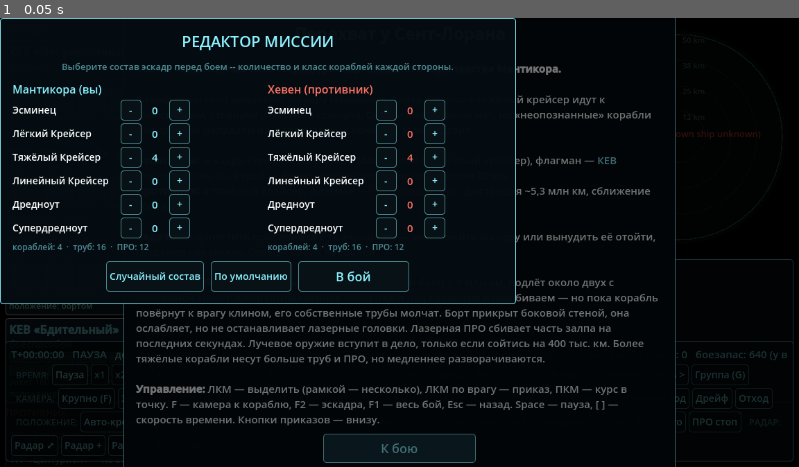
Above: before the commit, frame 1.
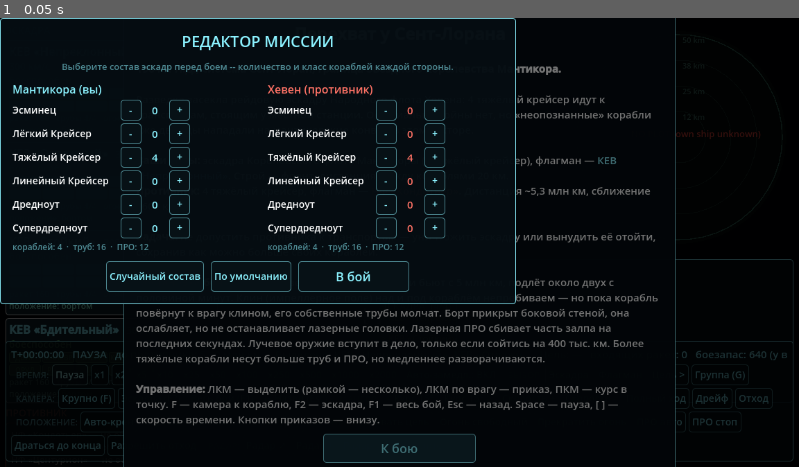
Above: after the commit, the same moment.

Repository: triest/HonorHaringtonGame
Game: Godot game, scene res://scenes/main.tscn
Two runs of this game, one before a commit and one after it. Both use one fixed random seed, a clock stepped at 60 frames per second and the inputs below.
Inputs:
- Up to frame 1 (0.05 s): no input

The runs differ from the first frame. In frame 1, less than 0.1% of the frame differs, in the area x 1-15%, y 92-97%.

Commit message:
Приказ «Драться до конца»: адмирал может отменить автоматический отход при критических повреждениях
Новое world.set_ship_hold_the_line(id, bool) -- opt-in override для
конкретного корабля, отменяет автоматическое замолкание и принудительный
отход при критических повреждениях корпуса (<=30%), добавленное прошлым
проходом. Общий _is_disengaging(ship_id) теперь используется во всех
местах, где раньше проверялось is_critically_damaged для стрельбы/отхода/
участия в согласованном распределении целей формации; передача
командования флагмана сознательно не входит в этот приказ.

Кнопки 'Драться до конца'/'Разрешить отход' в панели приказов, карточка
корабля отражает состояние. Подтверждено probe_hold_the_line.gd (184
проверки). Полный прогон 50 файлов тестов -- без отказов.

Co-Authored-By: Claude Sonnet 5 <noreply@anthropic.com>
Claude-Session: https://claude.ai/code/session_01S33gg7stcaQ1VdDp5GNfN5

Diff:
--- a/project/scripts/command_bar.gd
+++ b/project/scripts/command_bar.gd
@@ -124,6 +124,8 @@
 	_btn(row, "Прекратить огонь", func(): _weapons_free(false))
 	_btn(row, "ПРО авто", func(): _pd_hold(false), "Противоракетная оборона: автоматически")
 	_btn(row, "ПРО стоп", func(): _pd_hold(true))
+	_btn(row, "Драться до конца", func(): _hold_the_line(true), "Приказ игнорировать критические повреждения корпуса: корабль продолжает стрелять и НЕ уходит на автоматический отход, пока экипаж может держать боевой пост")
+	_btn(row, "Разрешить отход", func(): _hold_the_line(false), "Вернуть автоматическое поведение: при критических повреждениях корпуса (<=30%) корабль сам замолкает и отходит")
 
 	_group_title(row, "РАДАР")
 	_btn(row, "Радар ⤢", _toggle_radar, "Увеличить/уменьшить радар (M)")
@@ -553,6 +555,13 @@
 		world.transmit_ship_pd_hold(sid, hold)
 	_say("ПРО: стоп" if hold else "ПРО: авто")
 
+func _hold_the_line(hold: bool) -> void:
+	if not _need_selection():
+		return
+	for sid in _own_selected():
+		world.set_ship_hold_the_line(sid, hold)
+	_say("драться до конца, невзирая на повреждения" if hold else "разрешён отход при критических повреждениях")
+
 # ---------------------------------------------------------------- radar
 
 func _toggle_radar() -> void:
--- a/project/scripts/ship_cards_panel.gd
+++ b/project/scripts/ship_cards_panel.gd
@@ -213,6 +213,11 @@
 		var tgt: String = world.get_weapon_target_designation(sid)
 		if tgt != "":
 			line += "\n[color=#9fd]цель: [color=#ff6a5a]%s[/color][/color]" % ShipNames.of(tgt)
+		# 2026-09-28: shown whenever the order is active, not only once the
+		# ship is actually critical -- so the player remembers which ships
+		# they've already told to ignore an eventual disengage.
+		if world.ship_hold_the_line.get(sid, false):
+			line += "\n[color=#ff6a5a]приказ: драться до конца[/color]"
 		c["info"].text = line
 	# Enemy roster (from own sensor picture: shown only once detected).
 	var pov: String = ""
--- a/project/scripts/ship_status.gd
+++ b/project/scripts/ship_status.gd
@@ -64,6 +64,12 @@
 	# "боеспособен" for a ship that has, in fact, gone quiet and turned
 	# to run -- confusing, looked like a bug. See CHANGELOG.md this date.
 	if subs.get_condition(T.STRUCTURAL_INTEGRITY) <= DISENGAGE_HULL_FRACTION:
+		if world.ship_hold_the_line.get(sid, false):
+			# 2026-09-28 (user: "но я же как адмирал могу приказать
+			# атаковать, несмотря на повреждения!"): the commander
+			# overrode the automatic disengage for this ship -- still
+			# critical, but still fighting on the player's own order.
+			return {"text": "ДЕРЖИТ СТРОЙ — критические повреждения, бой продолжается по приказу", "color": UiTheme.CONDITION_CRITICAL_COLOR}
 		return {"text": "ОТСТУПАЕТ — критические повреждения корпуса", "color": UiTheme.CONDITION_CRITICAL_COLOR}
 	if subs.is_disabled(T.POWER):
 		return {"text": "без энергии", "color": UiTheme.CONDITION_CRITICAL_COLOR}
@@ -100,6 +106,8 @@
 	# firing and turns away -- this is externally observable behavior,
 	# not a peek at its internal module list.
 	if subs.get_condition(T.STRUCTURAL_INTEGRITY) <= DISENGAGE_HULL_FRACTION:
+		if world.ship_hold_the_line.get(sid, false):
+			return {"text": "тяжело повреждён, но продолжает бой", "color": UiTheme.CONDITION_CRITICAL_COLOR}
 		return {"text": "выходит из боя", "color": UiTheme.CONDITION_CRITICAL_COLOR}
 	if subs.is_disabled(T.POWER):
 		return {"text": "без признаков энергии", "color": UiTheme.CONDITION_CRITICAL_COLOR}
--- a/project/simulation/simulation_world.gd
+++ b/project/simulation/simulation_world.gd
@@ -96,6 +96,37 @@
 ## side. Never un-fires (there is no repair mechanic yet to make that
 ## meaningful).
 var _disengage_seen: Dictionary = {}
+## 2026-09-28 (user: "но я же как адмирал могу приказать атаковать,
+## несмотря на повреждения!"): an explicit commander override of the
+## automatic §26 "disengage at 30% hull" behavior above. Opt-in per ship
+## (default false = every existing test's exact old behavior): a ship
+## with `ship_hold_the_line[id] == true` keeps firing (energy weapons,
+## AI missile launches, AND the manual order_missile_launch() API) and is
+## NOT pushed onto an automatic retreat course by _resolve_damage_response
+## even past CRITICAL_HULL_FRACTION -- the player accepted the risk this
+## specific ship keeps fighting critically damaged. Deliberately NOT
+## touched by this override: formation-guide succession (is_guide_lost/
+## select_formation_successor) -- a ship ordered to keep fighting can
+## still, separately, be too incapacitated to keep COMMANDING the
+## formation; those are different questions and this flag only answers
+## the first one.
+var ship_hold_the_line: Dictionary = {}
+
+func set_ship_hold_the_line(ship_id: String, hold: bool) -> void:
+	_record_command("set_ship_hold_the_line", {"ship_id": ship_id, "hold": hold})
+	if hold:
+		ship_hold_the_line[ship_id] = true
+	else:
+		ship_hold_the_line.erase(ship_id)
+
+## The one place that decides "is this ship disengaging" for every
+## firing/retreat gate below -- CRITICAL_HULL_FRACTION damage AND the
+## player hasn't overridden it for this specific ship via
+## set_ship_hold_the_line(). Formation-succession call sites deliberately
+## keep calling TacticalAI.is_critically_damaged()/is_guide_lost()
+## directly (see ship_hold_the_line's own doc comment for why).
+func _is_disengaging(ship_id: String) -> bool:
+	return TacticalAI.is_critically_damaged(hulls.get(ship_id), CRITICAL_HULL_FRACTION) and not ship_hold_the_line.get(ship_id, false)
 ## 2026-09-27 (user feedback #3: "not like the book"): combat ATTITUDE per
 ## ship -- how the hull is turned relative to the threat, the core
 ## Honorverse tactical trade-off. Opt-in: only ships with an entry here
@@ -615,6 +646,7 @@
 	_disabled_seen.clear()
 	ship_attitude.clear()
 	ship_effective_attitude.clear()
+	ship_hold_the_line.clear()
 	missile_sensor_update_interval_ticks = 1
 	_sensor_observer_index = 0
 	missile_detonation_range_override_m = -1.0
@@ -1672,8 +1704,8 @@
 	var tubes: Array = missile_tubes.get(ship_id, [])
 	if tubes.is_empty():
 		return 0
-	if TacticalAI.is_critically_damaged(hulls.get(ship_id), CRITICAL_HULL_FRACTION):
-		return 0  # disengaging -- same gate as the automatic AI
+	if _is_disengaging(ship_id):
+		return 0  # disengaging -- same gate as the automatic AI (bypassed by set_ship_hold_the_line)
 	var directive = ship_combat_directives.get(ship_id)
 	if directive != null and not directive.weapons_free:
 		return 0  # §30 "weapon mode": hold fire, even for an explicit order
@@ -2159,8 +2191,7 @@
 	for ship_id in ships.keys():
 		if ships[ship_id].is_wreck:
 			continue  # §63.1: a wreck does not retreat -- no crew left to order it, and it must keep obeying pure inertia, not manufactured "retreat" thrust
-		var hull = hulls.get(ship_id)
-		if not TacticalAI.is_critically_damaged(hull, CRITICAL_HULL_FRACTION):
+		if not _is_disengaging(ship_id):
 			continue
 
 		var ship: ShipPhysicsState = ships[ship_id]
@@ -2239,7 +2270,7 @@
 				continue
 			if not teams.has(ship_id) or teams[ship_id] == "":
 				continue
-			if TacticalAI.is_critically_damaged(hulls.get(ship_id), CRITICAL_HULL_FRACTION):
+			if _is_disengaging(ship_id):
 				continue
 			var directive = ship_combat_directives.get(ship_id)
 			if directive != null and not directive.weapons_free:
@@ -2380,8 +2411,8 @@
 			continue
 		if not teams.has(ship_id) or teams[ship_id] == "":
 			continue
-		if TacticalAI.is_critically_damaged(hulls.get(ship_id), CRITICAL_HULL_FRACTION):
-			continue  # disengaging -- see _resolve_damage_response
+		if _is_disengaging(ship_id):
+			continue  # disengaging -- see _resolve_damage_response (bypassed by set_ship_hold_the_line)
 		var directive = ship_combat_directives.get(ship_id)
 		if directive != null and not directive.weapons_free:
 			continue  # §30 "weapon mode": hold fire
@@ -2428,8 +2459,8 @@
 
 		if not teams.has(ship_id) or teams[ship_id] == "":
 			continue
-		if TacticalAI.is_critically_damaged(hulls.get(ship_id), CRITICAL_HULL_FRACTION):
-			continue  # disengaging -- see _resolve_damage_response
+		if _is_disengaging(ship_id):
+			continue  # disengaging -- see _resolve_damage_response (bypassed by set_ship_hold_the_line)
 		var directive = ship_combat_directives.get(ship_id)
 		if directive != null and not directive.weapons_free:
 			continue  # §30 "weapon mode": hold fire
--- /dev/null
+++ b/project/simulation/tests/probe_hold_the_line.gd
@@ -0,0 +1,70 @@
+extends SceneTree
+const SimulationWorld = preload("res://simulation/simulation_world.gd")
+const DemoScenario = preload("res://scripts/demo_scenario.gd")
+const SubsystemType = preload("res://simulation/subsystem_type.gd")
+
+var passed := 0
+var failures := 0
+func _check(c: bool, m: String) -> void:
+	if c: passed += 1
+	else:
+		failures += 1
+		print("FAIL: ", m)
+
+func _alpha_missile_count(world) -> int:
+	var n := 0
+	for mid in world.missiles.keys():
+		if world.missile_owners.get(mid, "") == "alpha":
+			n += 1
+	return n
+
+func _init() -> void:
+	var world := SimulationWorld.new()
+	get_root().add_child(world)
+	DemoScenario.build(world)
+	for sid in world.ships.keys():
+		if world.teams[sid] == "blue":
+			world.ships[sid].position.z += 3.1e8
+	# Give alpha a live, in-range, in-arc target and drive its own hull
+	# straight to critical without waiting for a real missile exchange.
+	world.transmit_ship_target("alpha", "beta")
+	world.transmit_ship_weapons_free("alpha", true)
+	world.ships["alpha"].subsystems.apply_damage(SubsystemType.Type.STRUCTURAL_INTEGRITY, 0.75)  # -> 25% condition, below the 30% disengage threshold
+	var dt := 1.0 / 60.0
+
+	# --- Phase 1: no override -- ship should go silent and get shoved onto a retreat course.
+	for i in range(120):
+		for sid in world.weapon_mounts.keys():
+			for m in world.weapon_mounts[sid]:
+				m.tick(dt)
+		world.tick_simulation(dt)
+	var missiles_launched_without_override: int = _alpha_missile_count(world)
+	_check(missiles_launched_without_override == 0, "a critical, unoverridden ship should not have launched any missiles, got %d" % missiles_launched_without_override)
+	_check(world.ships["alpha"].commanded_thrust_local.z > 0.0, "a critical, unoverridden ship should have been pushed onto a retreat course (away from the enemy, +Z for red), got %s" % world.ships["alpha"].commanded_thrust_local)
+
+	# --- Phase 2: admiral overrides -- "Драться до конца".
+	world.set_ship_hold_the_line("alpha", true)
+	world.ships["alpha"].commanded_thrust_local = Vector3(0, 0, -0.8)  # simulate the player re-ordering it back toward the fight
+	var missiles_before: int = _alpha_missile_count(world)
+	for i in range(180):
+		for sid in world.weapon_mounts.keys():
+			for m in world.weapon_mounts[sid]:
+				m.tick(dt)
+		world.tick_simulation(dt)
+		# _resolve_damage_response must NOT re-apply retreat thrust once overridden.
+		_check(not (world.ships["alpha"].commanded_thrust_local.z > 0.0), "hold-the-line ship should never be forced onto a retreat course")
+	var missiles_after: int = _alpha_missile_count(world)
+	_check(missiles_after > missiles_before, "an overridden critical ship should resume launching missiles at its still-valid target (before=%d after=%d)" % [missiles_before, missiles_after])
+
+	# --- Phase 3: admiral rescinds the order -- old behavior resumes.
+	world.set_ship_hold_the_line("alpha", false)
+	for i in range(90):
+		for sid in world.weapon_mounts.keys():
+			for m in world.weapon_mounts[sid]:
+				m.tick(dt)
+		world.tick_simulation(dt)
+	_check(world.ships["alpha"].commanded_thrust_local.z > 0.0, "rescinding the order should let the automatic retreat resume")
+
+	print("Passed: ", passed, " Failed: ", failures)
+	print("ALL TESTS PASSED" if failures == 0 else "SOME TESTS FAILED")
+	quit(1 if failures > 0 else 0)
Not shown, changed: .tools/state.md
Not shown, changed: CHANGELOG.md
